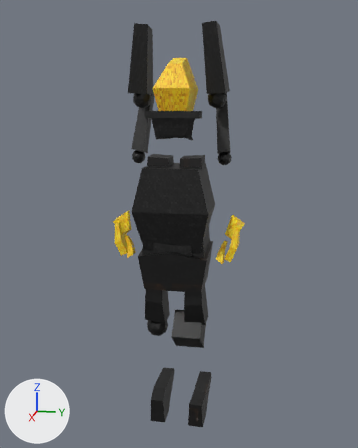
The glTF model Blender/Bagman.glb as it was, and as the next commit left it.
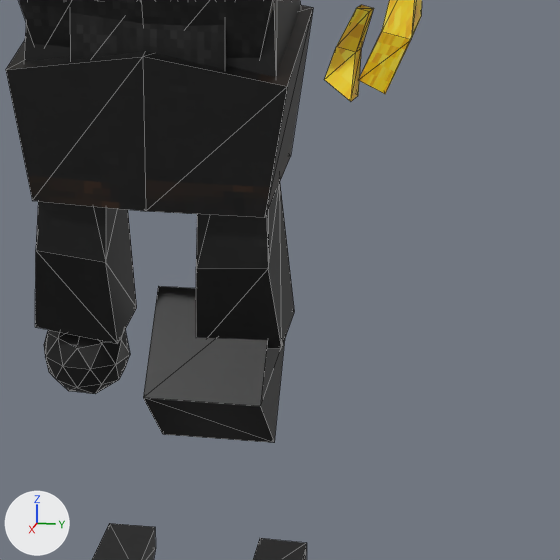
The first picture shows the older version from a camera (50 mm lens) standing at (15.77, 3.33, 12.79) and looking at (-1.01, -0.03, 8.6). The close-ups show the older and then the newer version on the part from 38% to 76% of the width and 53% to 84% of the height of that picture. Only the edits that show in the close-ups are written down. Every picture has the same lights, and +X, +Y and +Z are marked at lower left. The close-ups show mesh edges as thin lines. Vertices at exactly the same position are counted once.

Objects in the first close-up: 'Calf_L', 'Calf_R', 'Chest', 'Fingers_L', 'Foot_L', 'Foot_R', 'Hip', 'Knee_L', 'Knee_R', 'Thigh_L', 'Thumb_L', 'Waist' and 1 more.
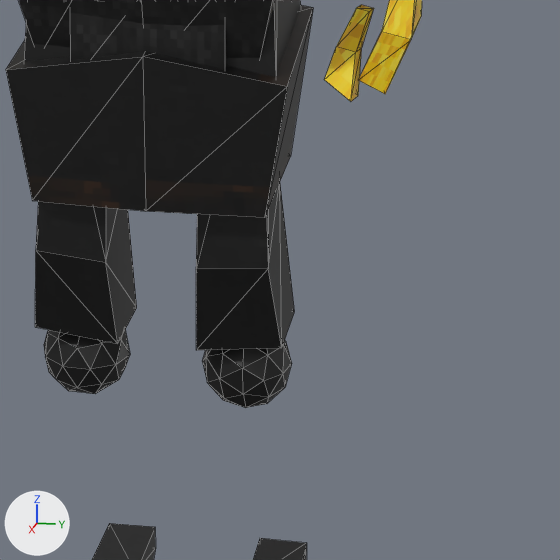
Where the newer file only moved an object's origin or applied its transform, the numbers keep the older frame.

What differs and where, as boxes [x1, y1, x2, y2] in the close-ups (560 x 560 px):
'Knee_L', reshaped, moved, turned, rescaled
    before: [143, 286, 285, 443]
    after: [202, 340, 292, 408]

What the commit changed:
Material 'Belt.005' (mat_belt_005) is new.
Its texture is img_suitfabricbelt0.
me_icosphere is used by ob_knee_l; location (-0.42, 0.74, 4.93); rotation (0.0239, 0.0000444, -0.00373), in degrees (1.4, 0, -0.2); scale (-0.394, -0.394, -0.394).
me_icosphere had 8 vertices, 12 faces and spanned x -2.13..1.46, y -0.63..1.91, z -1.87..1.71.
me_icosphere no longer uses material mat_belt (picture img_suitfabricbelt0).
me_icosphere now has 42 vertices, 80 faces and spans x -0.37..0.37, y -0.39..0.39, z -0.39..0.39.
me_icosphere part 1: the whole mesh is rebuilt.
me_icosphere gains material mat_belt_005 (picture img_suitfabricbelt0).
Object 'Knee_L' (ob_knee_l) is rescaled from (-0.394, -0.394, -0.394) to (1.0, 1.0, 1.0).
Object 'Knee_L' (ob_knee_l) moves from (-0.42, 0.74, 4.93) to (-0.44, 0.73, 4.93).
Object 'Knee_L' (ob_knee_l) turns from (1.4, 0, -0.2) to (-1.4, -180, -0.2) degrees about x, y and z.
